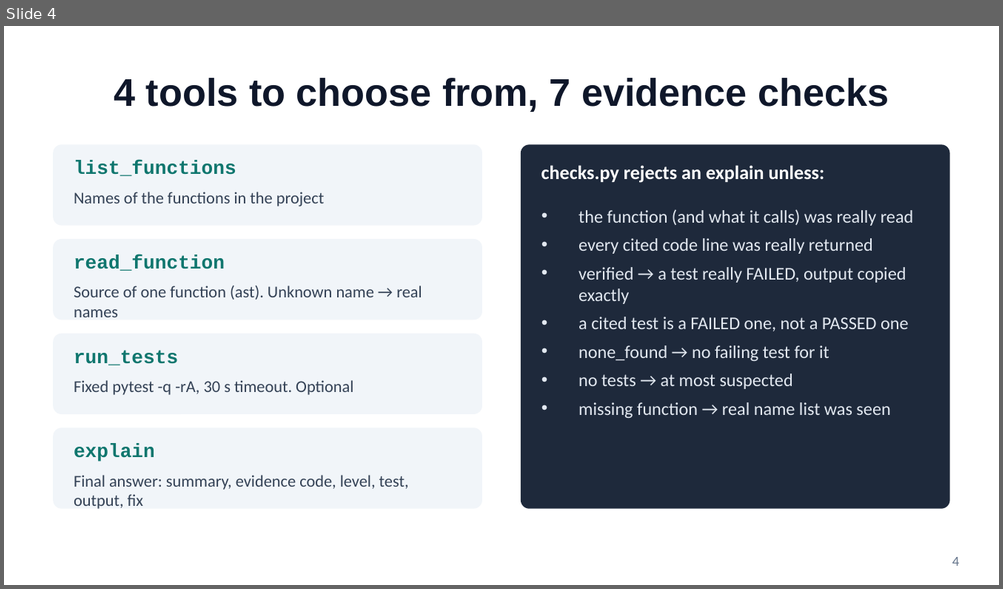
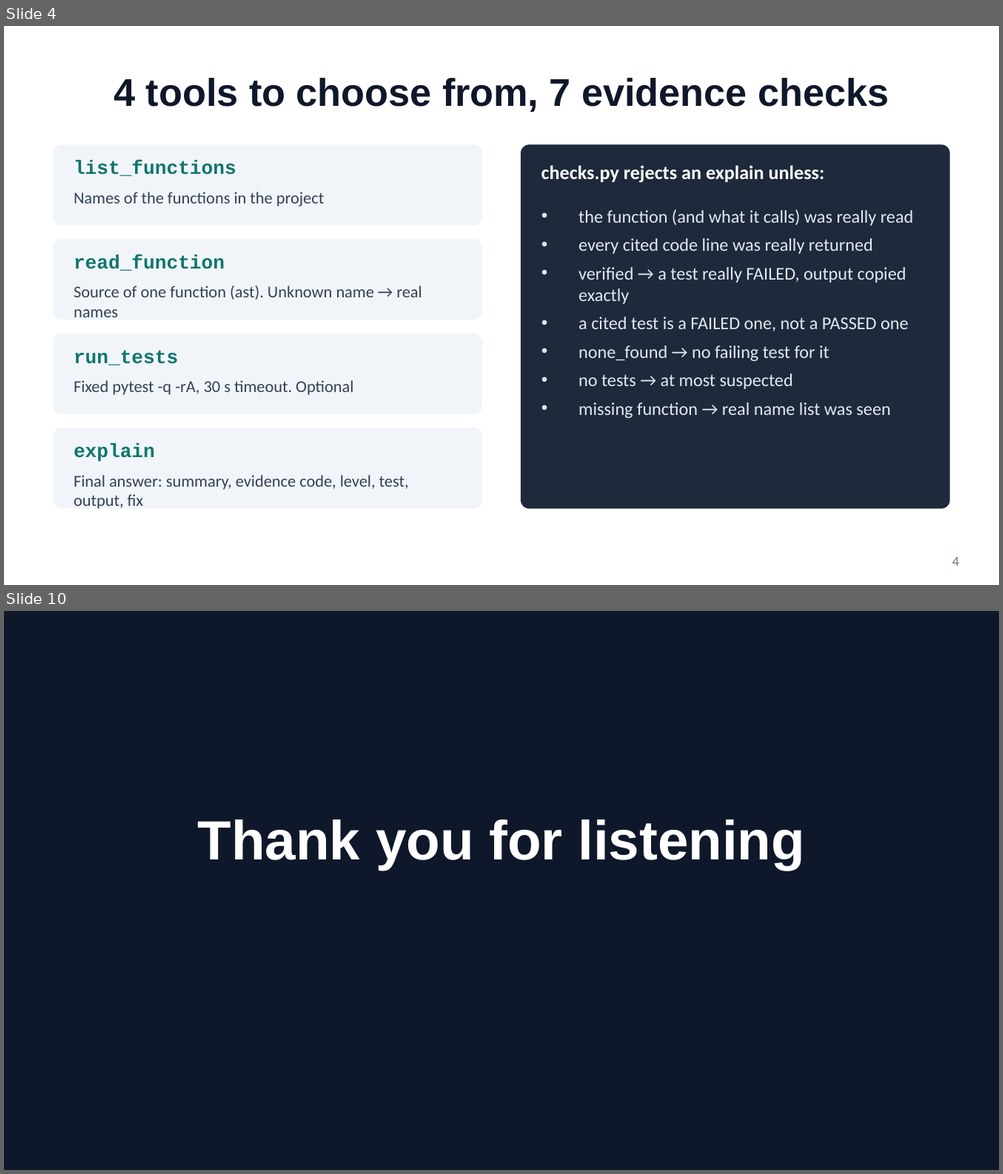
Before and after one commit to ambs19/code-explainer, a slide deck: docs/Code_Explainer_Presentation.pptx. Shown one above the other, each under a label of ours: slide 4 before the commit, slides 4 and 10 after it; the slides between them are not shown. The pictures are 1003x589 and 1003x1174 pixels, drawn with LibreOffice and Linux fonts; fonts in the diff are those of the drawing. Boxes give left, top, right and bottom in pixels: in the first picture for what was removed or moved away, otherwise in the second. Text is boxed around its words. In the diff, an @@ line names an element or a change of style, - is before the commit and + after.

```diff
--- a/docs/Code_Explainer_Presentation.pptx
+++ b/docs/Code_Explainer_Presentation.pptx
@@ slide 10 added at bbox=[4, 611, 999, 1170], background #0F172A @@
@@ title added at bbox=[198, 820, 805, 870], 40 pt, text #FFFFFF, bold @@
+Thank you for listening
```
Also in this commit, not shown: 5 slides changed, 23 other files.
